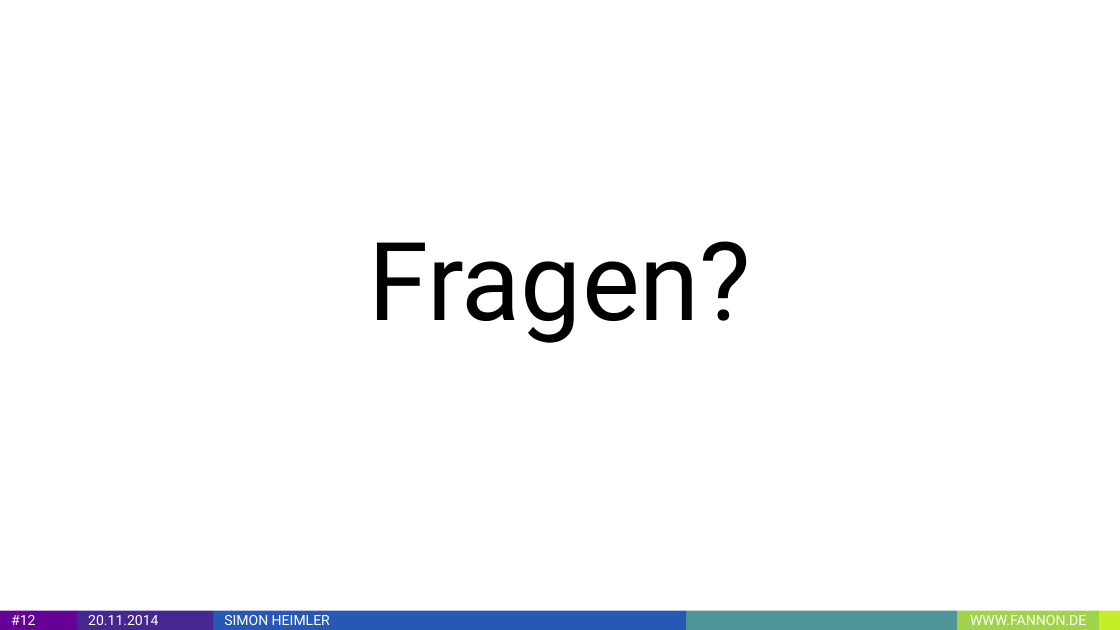
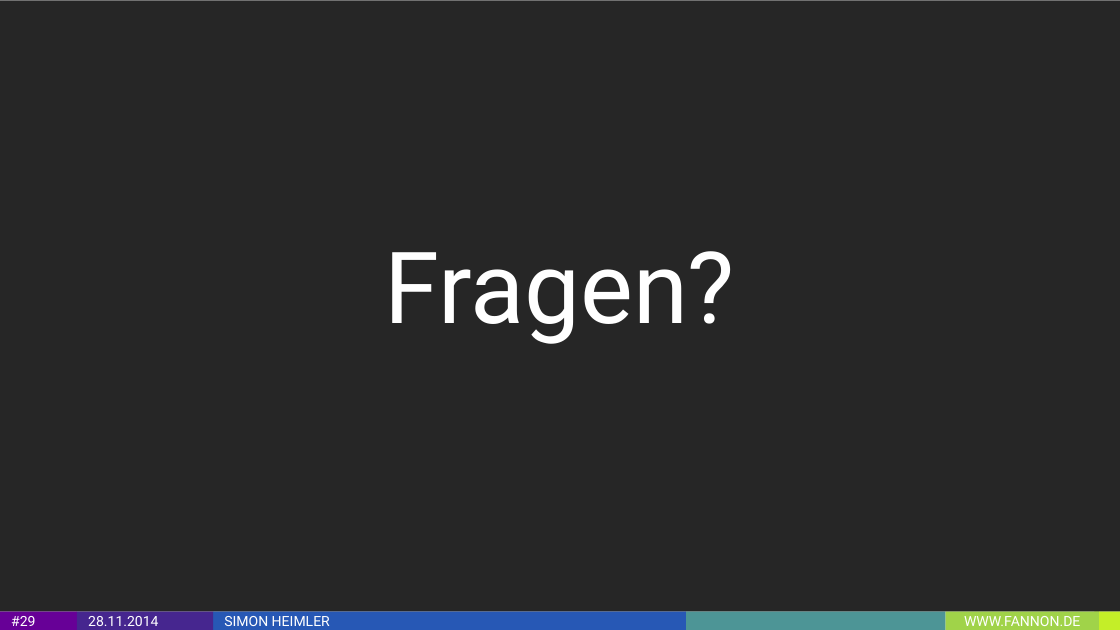
Before and after one commit to Fannon/SemanticWebParadigmen, a slide deck: slide 29 of Semantic Web Paradigmen PPT.pptx (slide 12 before the commit). Drawn at 1120x630 pixels with LibreOffice and Linux fonts; fonts in the diff are those of the drawing. Boxes give left, top, right and bottom in pixels: in the first picture for what was removed or moved away, otherwise in the second. Text is boxed around its words. In the diff, an @@ line names an element or a change of style, - is before the commit and + after.

```diff
--- a/Semantic Web Paradigmen PPT.pptx
+++ b/Semantic Web Paradigmen PPT.pptx
@@ rectangle added at [0,0,1120,612], fill #262626 @@
@@ title "Fragen?": place and size @@
-title "Fragen?" at [368,241,751,343]
+title "Fragen?" at [385,251,735,344]
@@ title "Fragen?" at [385,251,735,344]: size 70 to 64 pt, text colour #000000 to #FFFFFF @@
@@ page number removed at [0,610,77,629] @@
-#12
@@ page number added at [0,612,77,630], fill #670097, 9 pt, text #FFFFFF @@
+#29
@@ text in rectangle at [88,616,158,626]: text changed @@
-20.11.2014
+28.11.2014
@@ rectangle: place and size @@
-rectangle at [685,610,956,629]
+rectangle at [685,612,945,630]
@@ rectangle "WWW.FANNON.DE": place and size @@
-rectangle "WWW.FANNON.DE" at [958,610,1099,629]
+rectangle "WWW.FANNON.DE" at [945,612,1099,630]
```
Also in this commit, not shown: 8 other slides changed, 21 slides added, 4 slides removed, 2 other files.
